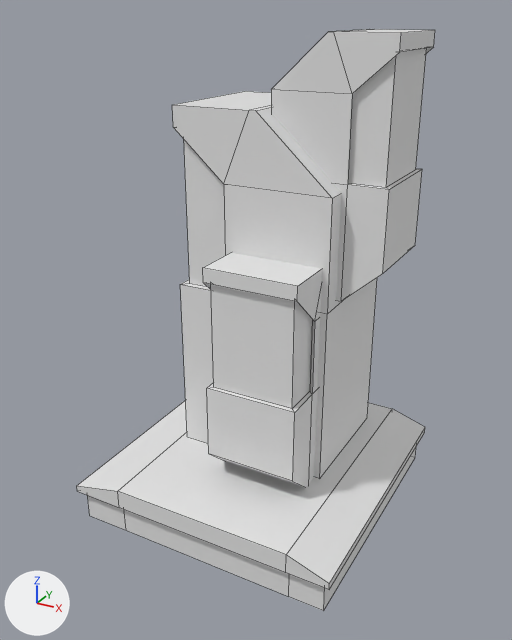
The Blender file Godot/low-effort-game-jam/Ressources/3d/ENVIRONMENT/batiments/batiment2.blend as it was, and as the next commit left it.
One viewpoint serves both versions: a 50 mm lens placed at (46.3, -86.3, 73.0), pointed at (0.0, -2.1, 30.9). Every picture has the same lights, and +X, +Y and +Z are marked at lower left. The picture after the commit comes second. Mesh edges are drawn as thin lines.

The older version as bpy lines, for what is in view:
```python
me_cube_001 = bpy.data.meshes.new('Cube.001')
me_cube_001.from_pydata(...)  # 36 vertices, 33 faces; spans x -21.0..21.0, y -21.0..21.0, z 0.0..8.0
me_cube_002 = bpy.data.meshes.new('Cube.002')
me_cube_002.from_pydata(...)  # 32 vertices, 30 faces; spans x -12.0..12.0, y -10.0..10.0, z -11.0..42.0
me_cube_003 = bpy.data.meshes.new('Cube.003')
me_cube_003.from_pydata(...)  # 32 vertices, 30 faces; spans x -12.0..12.0, y -10.0..10.0, z -7.1..42.0
me_cube_004 = bpy.data.meshes.new('Cube.004')
me_cube_004.from_pydata(...)  # 32 vertices, 30 faces; spans x -12.0..12.0, y -10.0..10.0, z -7.1..42.0
ob_cube = bpy.data.objects.new('Cube', me_cube_001)
ob_cube.location = (0.0, 0.0, 0.0)
ob_cube_001 = bpy.data.objects.new('Cube.001', me_cube_002)
ob_cube_001.location = (0.0, 6.0, 19.0)
ob_cube_002 = bpy.data.objects.new('Cube.002', me_cube_003)
ob_cube_002.location = (10.0, 6.0, 41.0)
ob_cube_002.rotation_euler = (0.0, 0.0, 3.142)  # degrees (0, 0, 180)
ob_cube_002.scale = (0.7, 0.7, 0.7)
ob_cube_003 = bpy.data.objects.new('Cube.003', me_cube_004)
ob_cube_003.location = (4.0, -3.0, 12.0)
ob_cube_003.rotation_euler = (0.0, 0.0, 1.571)  # degrees (0, 0, 90)
ob_cube_003.scale = (0.7, 0.7, 0.7)
```
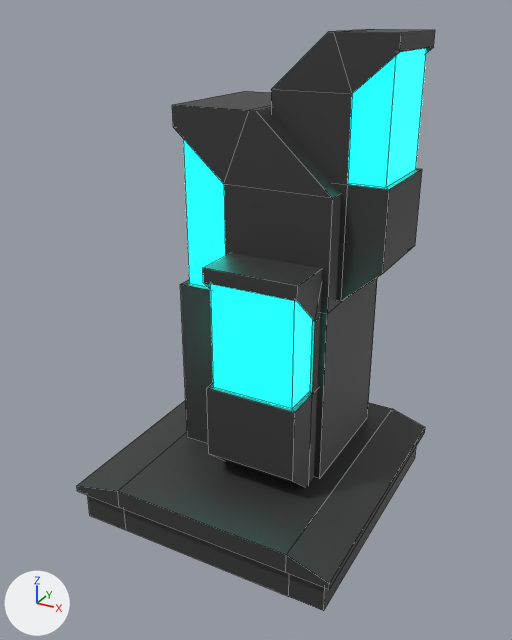
Where the change shows, as pixel boxes (x1, y1, x2, y2) in the pictures (512 x 640 px):
'Cube', recoloured (white to dark grey): (77, 400, 425, 611) in both
part 1 of me_cube_002, recoloured (white to dark grey): (172, 91, 377, 479) in both
part 2 of me_cube_002, recoloured (white to cyan): (184, 140, 225, 287) in both
part 3 of me_cube_003, recoloured (white to dark grey): (271, 89, 422, 301) in both
part 4 of me_cube_003, recoloured (white to dark grey): (272, 29, 435, 94) in both
part 5 of me_cube_003, recoloured (white to cyan): (348, 48, 427, 188) in both
part 6 of me_cube_004, recoloured (white to dark grey): (207, 383, 304, 487) in both
part 7 of me_cube_004, recoloured (white to dark grey): (203, 253, 322, 302) in both
part 8 of me_cube_004, recoloured (white to dark grey): (293, 318, 320, 487) in both
part 9 of me_cube_004, recoloured (white to dark grey): (297, 269, 322, 321) in both
part 10 of me_cube_004, recoloured (white to cyan): (211, 284, 312, 409) in both

The change, as a list of edits to the scene's bpy script:
```text
Add mat_material:
    mat_material = principled_material('Material')
    mat_material.base_color = (0.038, 0.038, 0.038)  # dark grey #373737
Add mat_material_001:
    mat_material_001 = principled_material('Material.001')
    mat_material_001.base_color = (0.0, 0.8, 0.667)  # cyan #00e7d5
    mat_material_001.emission_color = (0.00177, 1.0, 0.831)  # cyan #06ffeb
    mat_material_001.emission_strength = 5.0
Change me_cube_001:
    where me_cube_001.from_pydata(...)  # 36 vertices, 33 faces; spans x -21.0..21.0, y -21.0..21.0, z 0.0..8.0
    add me_cube_001.materials.append(mat_material)  # dark grey #373737
Change me_cube_002:
    where me_cube_002.from_pydata(...)  # 32 vertices, 30 faces; spans x -12.0..12.0, y -10.0..10.0, z -11.0..42.0
    used by ob_cube_001; location = (0.0, 6.0, 19.0)
    me_cube_002 part 1: 27 of the faces centred in x -12.0..12.0, y -10.0..10.0, z -11.0..42.0 switch from no material to mat_material (dark grey #373737)
    me_cube_002 part 2: all 3 faces centred in x -11.0..-7.0, y -9.0..9.0, z 25.8..27.5 switch from no material to mat_material_001 (cyan #00e7d5, glowing cyan #06ffeb)
Change me_cube_003:
    where me_cube_003.from_pydata(...)  # 32 vertices, 30 faces; spans x -12.0..12.0, y -10.0..10.0, z -7.1..42.0
    used by ob_cube_002; location = (10.0, 6.0, 41.0); rotation_euler = (0.0, 0.0, 3.142), in degrees (0, 0, 180); scale = (0.7, 0.7, 0.7)
    me_cube_003 part 3: all 11 faces centred in x -12.0..12.0, y 0.0..10.0, z -7.1..24.0 switch from no material to mat_material (dark grey #373737)
    me_cube_003 part 4: all 8 faces centred in x -12.0..6.5, y 0.0..10.0, z 35.5..42.0 switch from no material to mat_material (dark grey #373737)
    me_cube_003 part 5: all 3 faces centred in x -11.0..-7.0, y -9.0..9.0, z 25.8..27.5 switch from no material to mat_material_001 (cyan #00e7d5, glowing cyan #06ffeb)
Change me_cube_004:
    where me_cube_004.from_pydata(...)  # 32 vertices, 30 faces; spans x -12.0..12.0, y -10.0..10.0, z -7.1..42.0
    used by ob_cube_003; location = (4.0, -3.0, 12.0); rotation_euler = (0.0, 0.0, 1.571), in degrees (0, 0, 90); scale = (0.7, 0.7, 0.7)
    me_cube_004 part 6: all 11 faces centred in x -12.0..12.0, y 0.0..10.0, z -7.1..24.0 switch from no material to mat_material (dark grey #373737)
    me_cube_004 part 7: all 8 faces centred in x -12.0..6.5, y 0.0..10.0, z 35.5..42.0 switch from no material to mat_material (dark grey #373737)
    me_cube_004 part 8: all 5 faces centred in x -8.0..4.0, y -10.0..-9.5, z 4.4..24.0 switch from no material to mat_material (dark grey #373737)
    me_cube_004 part 9: all 3 faces centred in x -7.5..2.2, y -10.0..-9.5, z 35.5..38.8 switch from no material to mat_material (dark grey #373737)
    me_cube_004 part 10: all 3 faces centred in x -11.0..-7.0, y -9.0..9.0, z 25.8..27.5 switch from no material to mat_material_001 (cyan #00e7d5, glowing cyan #06ffeb)
```
